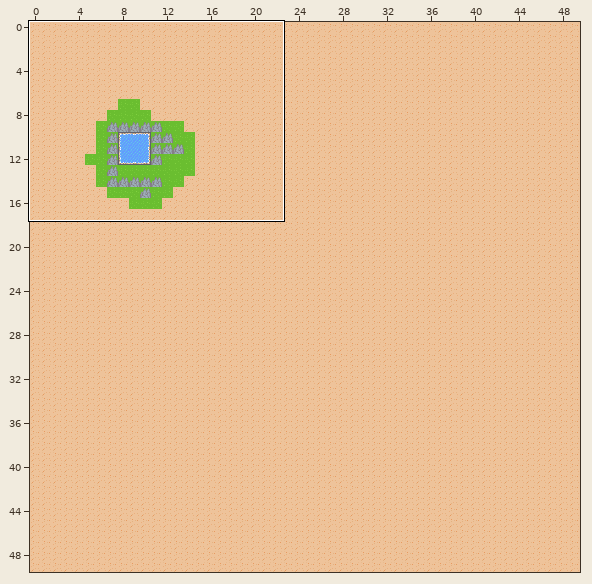
Tiled map: resources/test-map.tmx. Above: a wide view before the commit, with the close-up outlined.
Close-up. Before the commit:
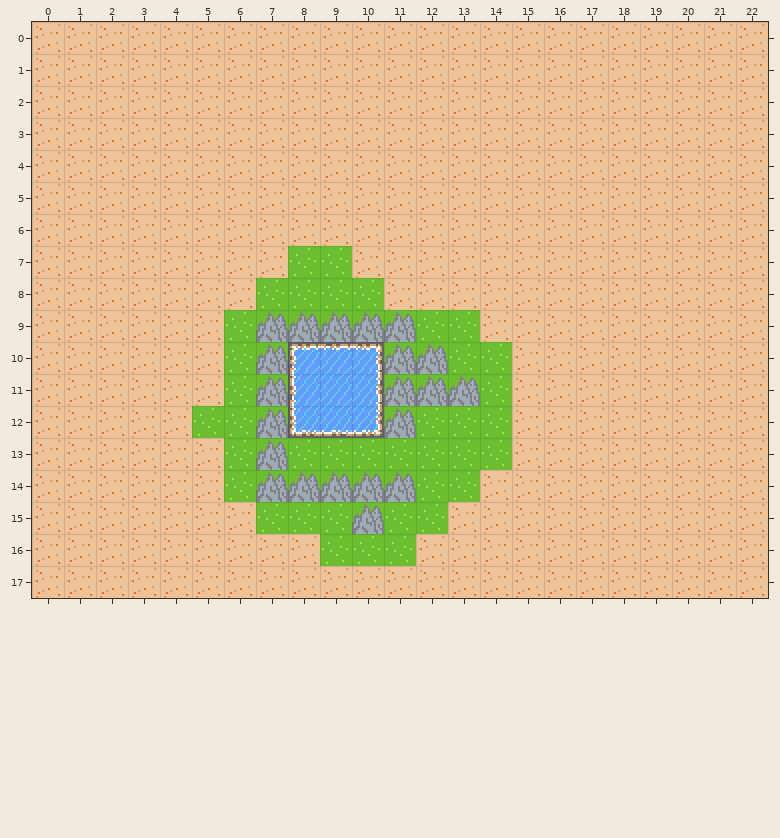
Cells are 16x16 px. Shown: x 0..22, y 0..17.
Once edited:
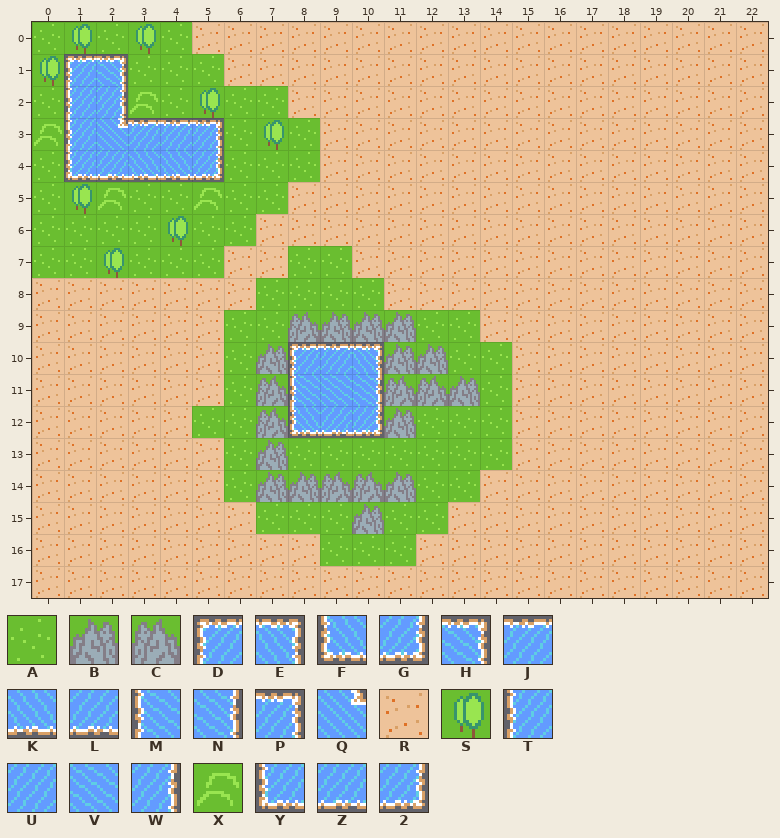
Key: from "terrain": A 0, B 1, C 1 flipped left-right, D 3, E 3 flipped left-right, F 3 flipped up-down, G 3 turned 180, H 3 turned 90, J 4, K 4 flipped up-down, L 4 turned 180, M 4 turned 270, N 4 turned 90, P 5, Q 6 turned 270, R 9, S 34, T 35, U 36, V 36 turned 270, W 37, X 65, Y 67, Z 68, 2 69.
_ is an empty cell.
Commit message: Updated test map to display new capabilities. Added rotated elements to tilemap.
From old to new:
Layer "Tile Layer 1":
The author changed tile R to tile 2 in row 4 at x 5.
The author changed tile B to tile A in row 9 at x 7.
The author changed tile R to tile A in row 0 at x 0, 2 and 4; in row 1 at x 3 to 5; in row 2 at x 0, 4 and 6 to 7; in row 3 at x 6 and 8; in row 4 at x 0 and 6 to 8; in row 5 at x 0, 3 to 4 and 6 to 7.
The author changed tile R to tile A in row 6 at x 0 to 3 and 5 to 6; in row 7 at x 0 to 1 and 3 to 5.
The author changed tile B to tile C in row 9 at x 8; in row 11 at x 7 and 11 to 12; in row 12 at x 7; in row 14 at x 9 to 10.
The author changed tile R to tile D in row 1 at x 1.
The author changed tile P to tile E in row 10 at x 10.
The author changed tile Y to tile F in row 12 at x 8.
The author changed tile 2 to tile G in row 12 at x 10.
The author changed tile R to tile H in row 1 at x 2.
The author changed tile R to tile J in row 3 at x 3 to 4.
The author changed tile R to tile K in row 4 at x 3 to 4.
The author changed tile Z to tile L in row 12 at x 9.
The author changed tile T to tile M in row 11 at x 8.
The author changed tile W to tile N in row 11 at x 10.
The author changed tile R to tile P in row 3 at x 5.
The author changed tile R to tile Q in row 3 at x 2.
The author changed tile R to tile S in row 0 at x 1 and 3; in row 1 at x 0; in row 2 at x 5; in row 3 at x 7; in row 5 at x 1; in row 6 at x 4.
The author changed tile R to tile S in row 7 at x 2.
The author changed tile R to tile T in rows 2 to 3 at x 1.
The author changed tile U to tile V in row 11 at x 9.
The author changed tile R to tile W in row 2 at x 2.
The author changed tile R to tile X in row 2 at x 3; in row 3 at x 0; in row 5 at x 2 and 5.
The author changed tile R to tile Y in row 4 at x 1.
The author changed tile R to tile Z in row 4 at x 2.
